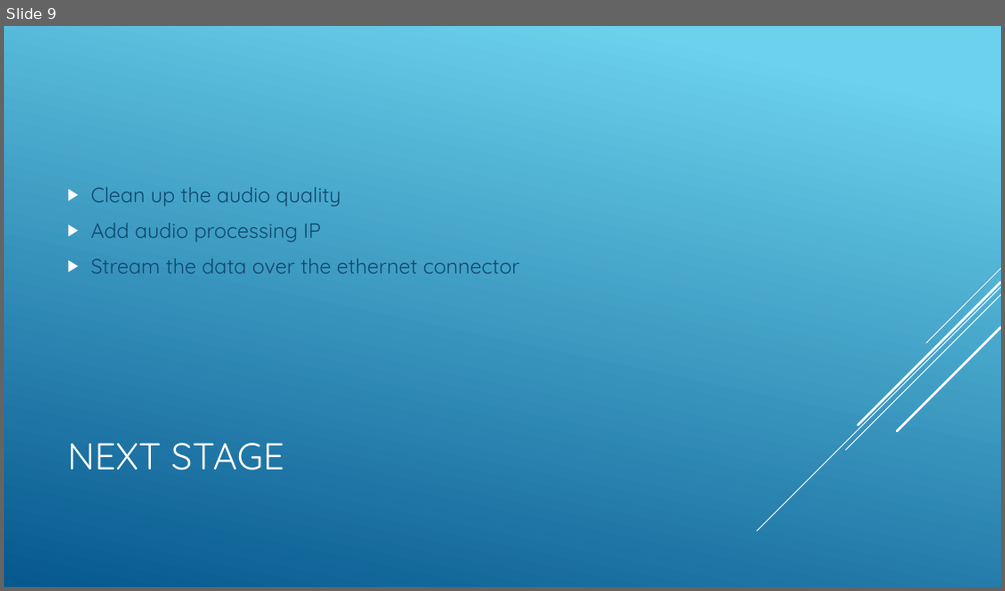
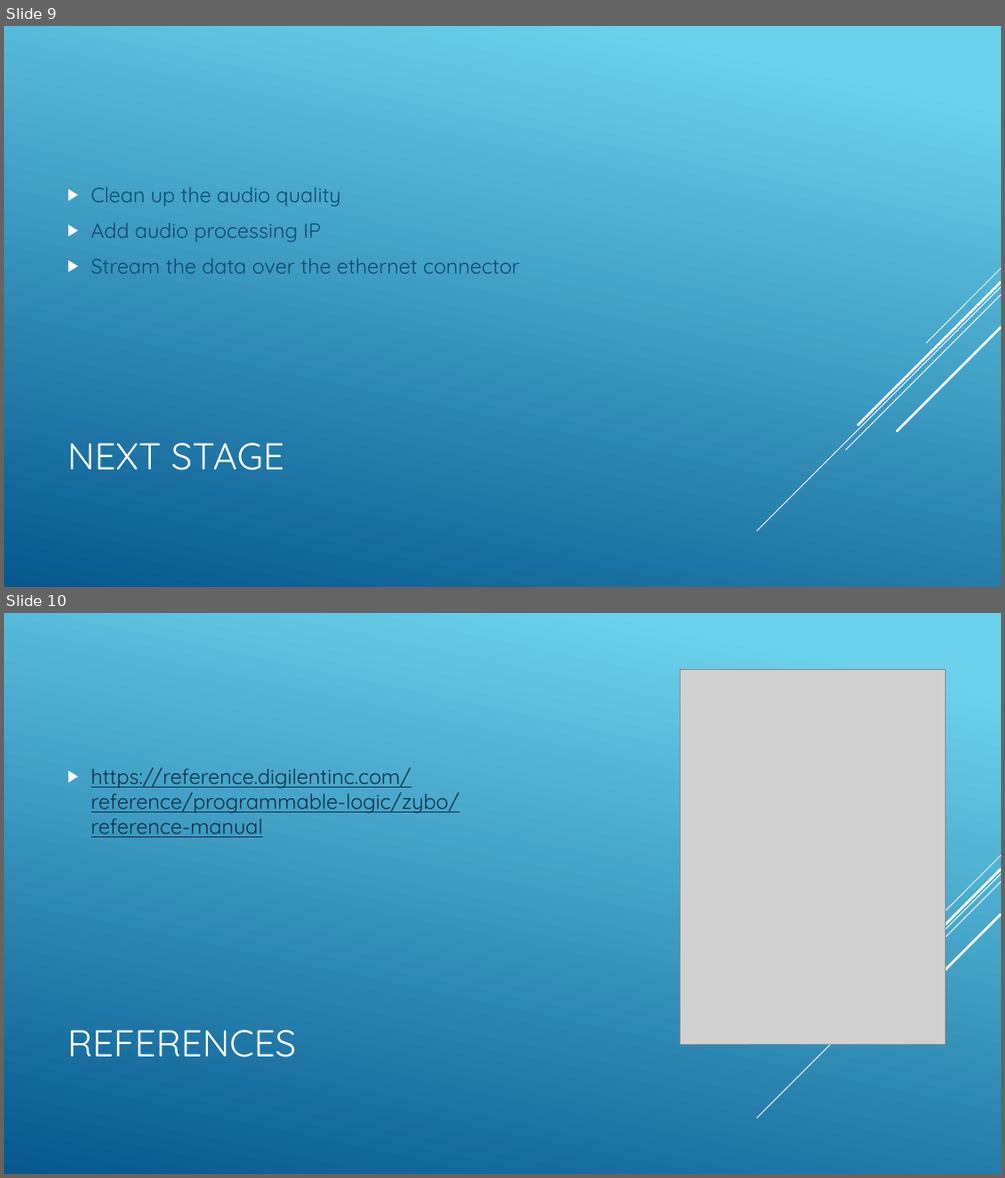
Before and after one commit to Lanno/Audio-Spectrum-Analyzer-Top, a slide deck: Basic System Presentation - Nolan Luckett.pptx. Shown one above the other, each under a label of ours: slide 9 before the commit, slides 9 and 10 after it. The pictures are 1005x591 and 1005x1178 pixels, drawn with LibreOffice and Linux fonts; fonts in the diff are those of the drawing; grey boxes stand for pictures. Boxes give left, top, right and bottom in pixels: in the first picture for what was removed or moved away, otherwise in the second. Text is boxed around its words. In the diff, an @@ line names an element or a change of style, - is before the commit and + after.

Commit message:
Added a references slide to the presentation

```diff
--- a/Basic System Presentation - Nolan Luckett.pptx
+++ b/Basic System Presentation - Nolan Luckett.pptx
@@ slide 10 added at [4, 613, 1001, 1174], background gradient #6ED2EB to #06588E; not listed: 5 template elements that a slide beside it also shows @@
@@ picture added at [680, 669, 945, 1044] @@
@@ text added at [91, 767, 460, 837], 20 pt, text #0D2E46, underline @@
+▶ https://reference.digilentinc.com/reference/programmable-logic/zybo/reference-manual
@@ title added at [67, 1030, 296, 1057], 36 pt, text #FFFFFF @@
+REFERENCES
```
